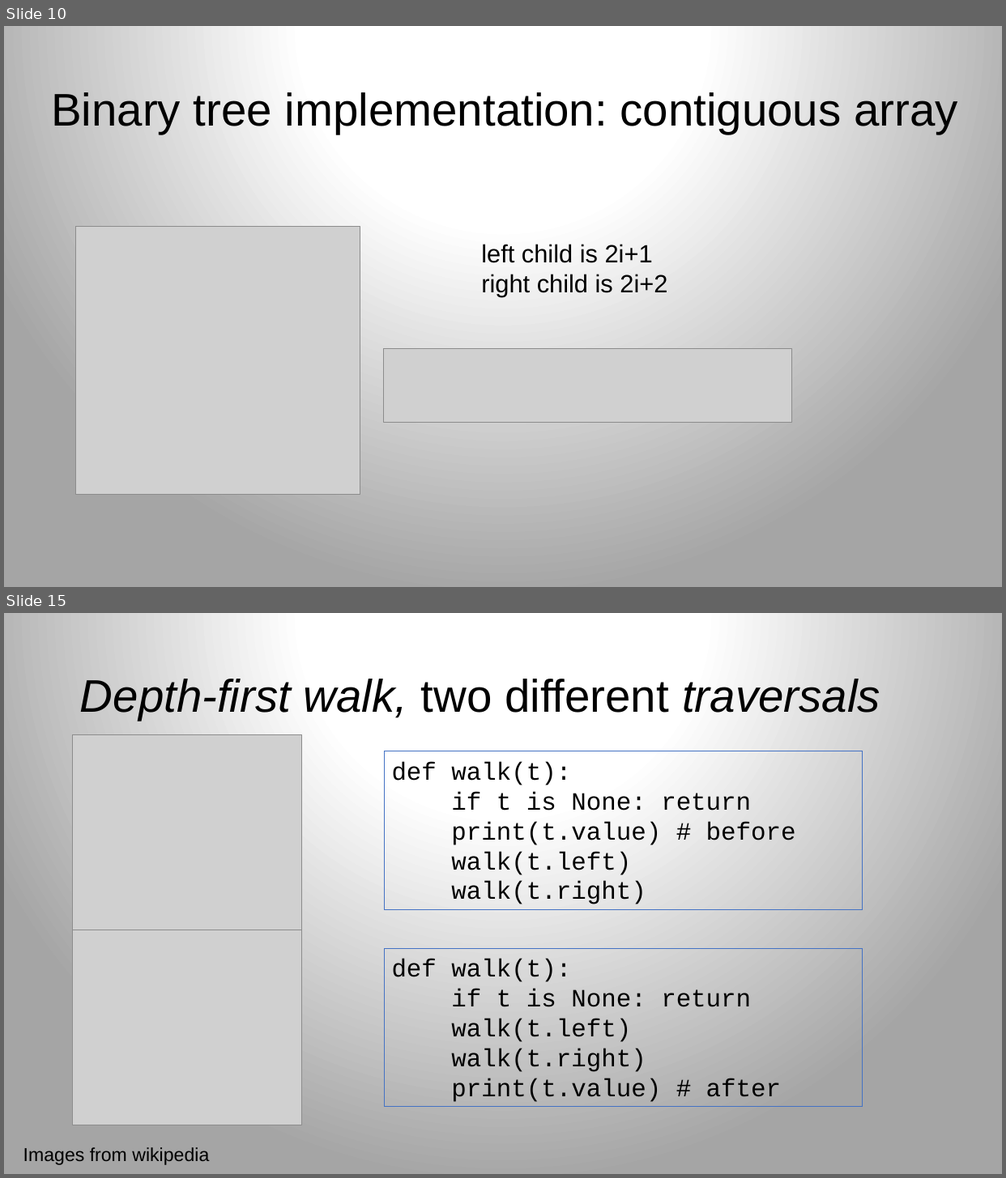
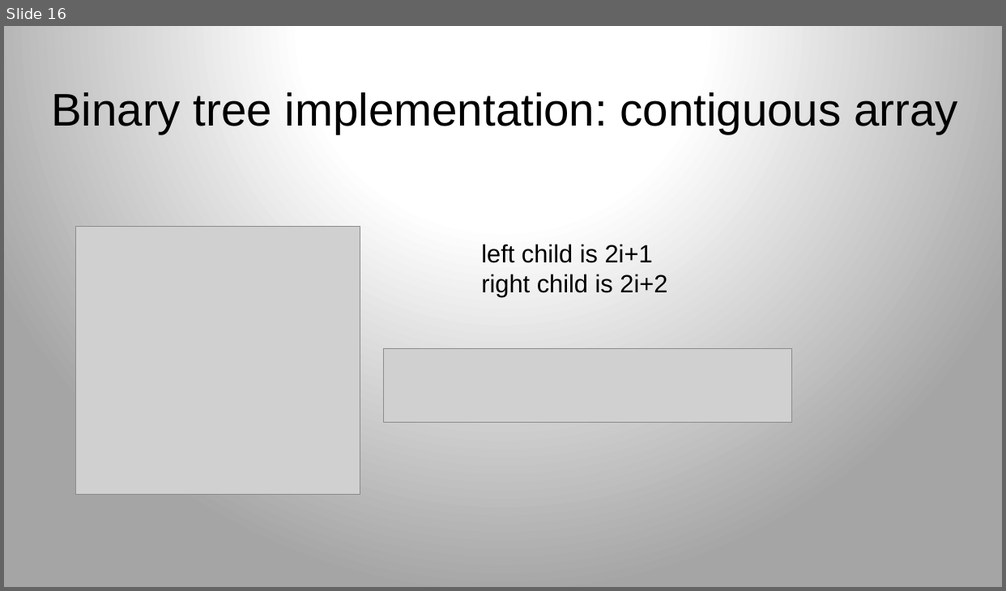
Before and after one commit to parrt/msds689, a slide deck: notes/core-data-structures.pptx. Shown one above the other, each under a label of ours: slides 10 and 15 before the commit, slide 16 after it; the slides between them are not shown. The pictures are 1006x1178 and 1006x591 pixels, drawn with LibreOffice and Linux fonts; fonts in the diff are those of the drawing; grey boxes stand for pictures; background and template pictures are left out. Boxes give left, top, right and bottom in pixels: in the first picture for what was removed or moved away, otherwise in the second. Text is boxed around its words. In the diff, an @@ line names an element or a change of style, - is before the commit and + after.

```diff
--- a/notes/core-data-structures.pptx
+++ b/notes/core-data-structures.pptx
@@ slide 15 removed at [4, 613, 1002, 1174], background gradient #FFFFFF to #A5A5A5 @@
@@ title removed at [80, 679, 880, 720] @@
-Depth-first walk, two different traversals
@@ picture removed at [73, 735, 302, 931] @@
@@ rectangle removed at [385, 752, 863, 910] @@
-def walk(t):
-if t is None: return
-print(t.value) # before
-walk(t.left)
-walk(t.right)
@@ picture removed at [73, 931, 302, 1126] @@
@@ rectangle removed at [385, 948, 863, 1107] @@
-def walk(t):
-if t is None: return
-walk(t.left)
-walk(t.right)
-print(t.value) # after
@@ text removed at [23, 1148, 209, 1165] @@
-Images from wikipedia
@@ what was slide 10 is now slide 16 @@
```
Also in this commit, not shown: 9 slides changed, 6 slides added, 1 other slide removed, 4 other files.
